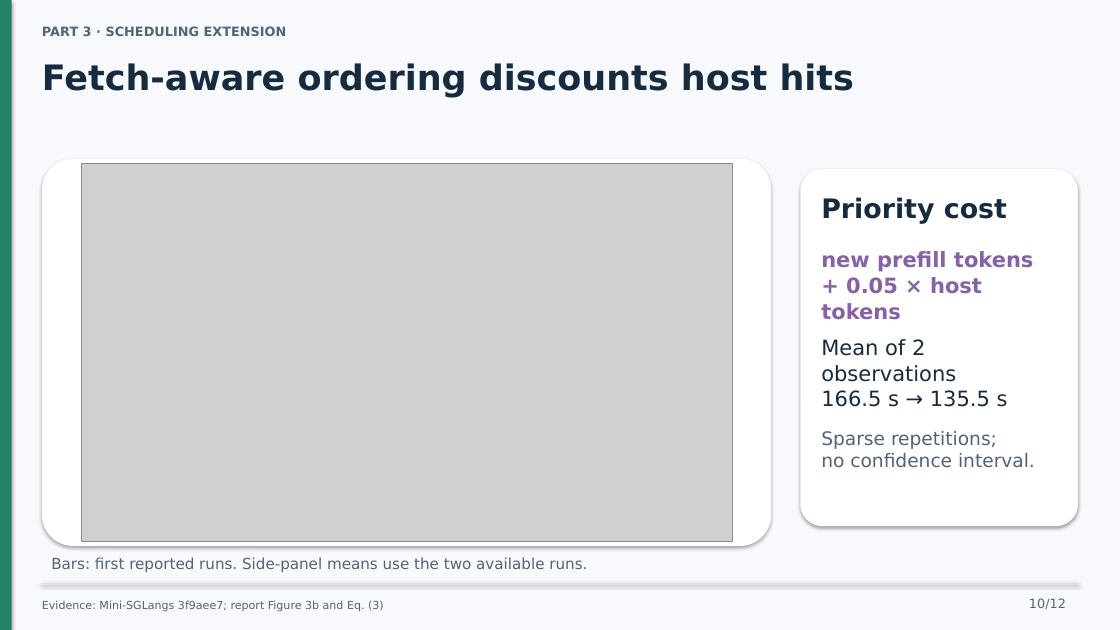
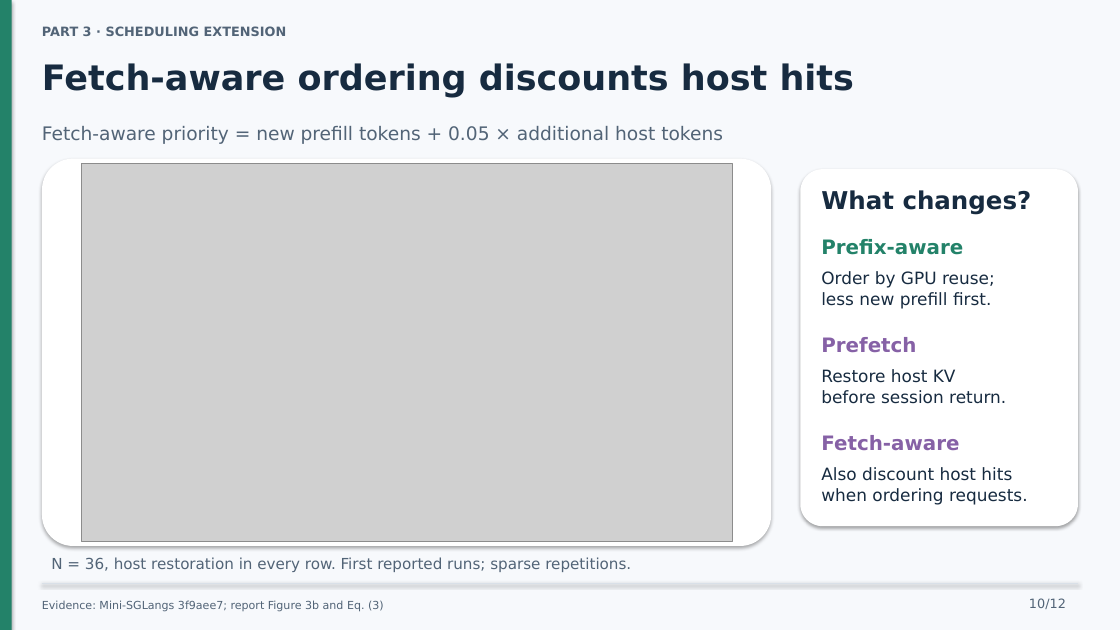
Before and after one commit to ahz-r3v/Distributed-System-Project, a slide deck: slide 10 of presentation/cachewise-10-minute-talk.pptx. Drawn at 1120x630 pixels with LibreOffice and Linux fonts; fonts in the diff are those of the drawing; grey boxes stand for pictures. Boxes give left, top, right and bottom in pixels: in the first picture for what was removed or moved away, otherwise in the second. Text is boxed around its words. In the diff, an @@ line names an element or a change of style, - is before the commit and + after.

```diff
--- a/presentation/cachewise-10-minute-talk.pptx
+++ b/presentation/cachewise-10-minute-talk.pptx
@@ text at (42, 126, 723, 144): text changed; size 18 to 16 pt; text colour #8661A6 to #526477; bold off @@
-new prefill tokens
-+ 0.05 × host
-tokens
+Fetch-aware priority = new prefill tokens + 0.05 × additional host tokens
@@ text removed at (821, 197, 1007, 224) @@
-Priority cost
@@ text added at (821, 190, 1032, 215), 21 pt, text #172B40, bold @@
+What changes?
@@ text added at (821, 239, 963, 255), 17 pt, text #238269, bold @@
+Prefix-aware
@@ text added at (821, 271, 995, 309), 14.5 pt, text #172B40 @@
+Order by GPU reuse;
+less new prefill first.
@@ text removed at (821, 339, 1008, 407) @@
-Mean of 2
-observations
-166.5 s → 135.5 s
@@ text added at (821, 337, 916, 353), 17 pt, text #8661A6, bold @@
+Prefetch
@@ text added at (821, 369, 1006, 404), 14.5 pt, text #172B40 @@
+Restore host KV
+before session return.
@@ text removed at (821, 431, 1035, 468) @@
-Sparse repetitions;
-no confidence interval.
@@ text added at (821, 435, 959, 450), 17 pt, text #8661A6, bold @@
+Fetch-aware
@@ text added at (821, 467, 1028, 505), 14.5 pt, text #172B40 @@
+Also discount host hits
+when ordering requests.
@@ text at (51, 557, 631, 572): text changed @@
-Bars: first reported runs. Side-panel means use the two available runs.
+N = 36, host restoration in every row. First reported runs; sparse repetitions.
```
Also in this commit, not shown: 1 other slide changed, 10 other files.
